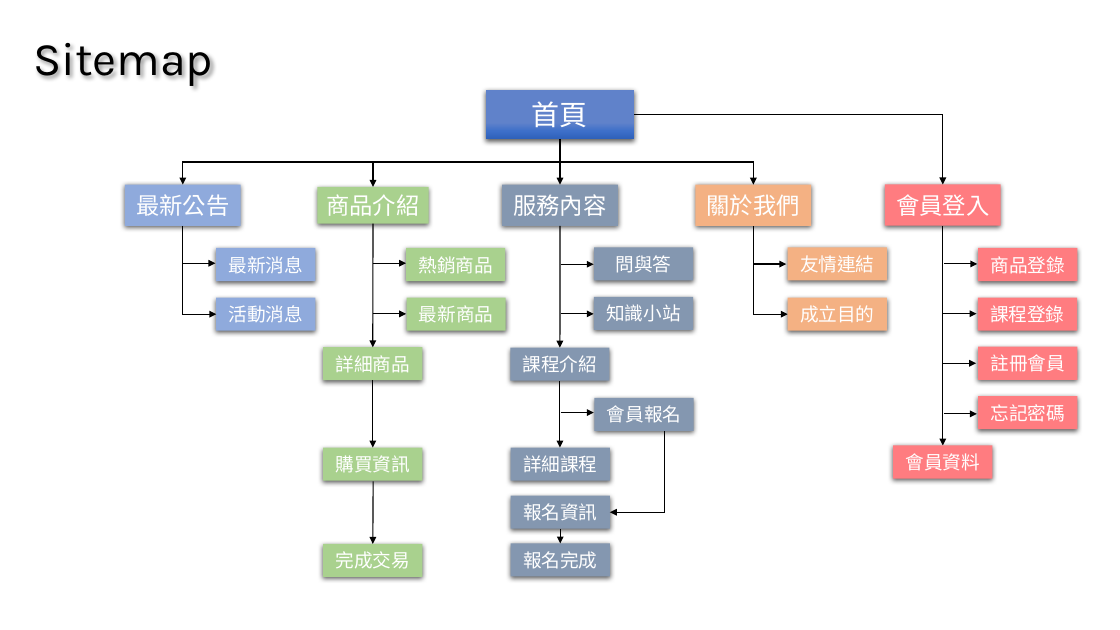
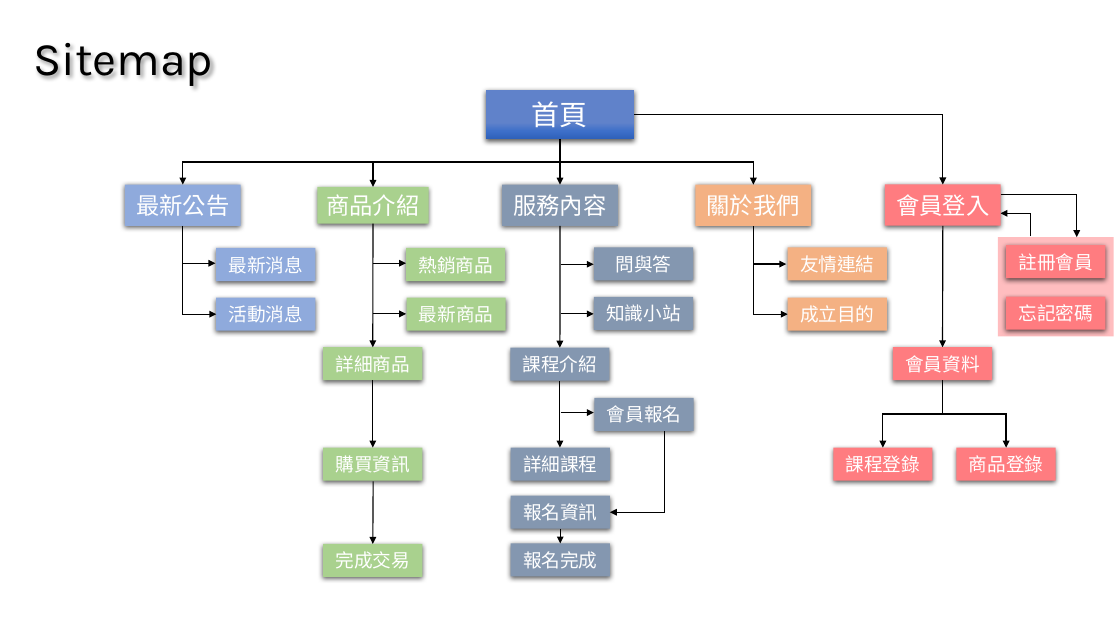
Before and after one commit to MercyLM/MyWeb, a slide deck: slide 5 of 個人作品報告.pptx. Drawn at 1120x630 pixels with LibreOffice and Linux fonts; fonts in the diff are those of the drawing. Boxes give left, top, right and bottom in pixels: in the first picture for what was removed or moved away, otherwise in the second. Text is boxed around its words. In the diff, an @@ line names an element or a change of style, - is before the commit and + after.

Commit message:
01/09

```diff
--- a/個人作品報告.pptx
+++ b/個人作品報告.pptx
@@ elbow arrow added from (1001, 195) to (1077, 237), #000000 1 pt @@
@@ arrow moved from (943, 226) - (943, 445) to (943, 226) - (943, 347) @@
@@ rectangle added at (998, 237, 1114, 336), fill #FF7C80 at 50% opacity @@
@@ elbow arrow added from (1030, 237) to (1001, 213), #000000 1 pt @@
@@ arrow removed from (944, 264) to (977, 264) @@
@@ rectangle "註冊會員": place and size @@
-rectangle "註冊會員" at (979, 347, 1078, 380)
+rectangle "註冊會員" at (1007, 245, 1106, 278)
@@ rectangle "忘記密碼": place and size @@
-rectangle "忘記密碼" at (979, 397, 1078, 429)
+rectangle "忘記密碼" at (1007, 297, 1106, 329)
@@ arrow removed from (944, 314) to (977, 314) @@
@@ rectangle "會員資料": place and size @@
-rectangle "會員資料" at (893, 445, 992, 478)
+rectangle "會員資料" at (893, 347, 992, 380)
@@ elbow arrow added from (943, 381) to (883, 448), #000000 1 pt @@
@@ elbow arrow added from (943, 381) to (1007, 448), #000000 1 pt @@
@@ arrow removed from (944, 364) to (976, 364) @@
@@ arrow removed from (944, 414) to (977, 414) @@
@@ rectangle "課程登錄": place and size @@
-rectangle "課程登錄" at (978, 297, 1077, 330)
+rectangle "課程登錄" at (833, 448, 933, 481)
@@ rectangle "商品登錄": place and size @@
-rectangle "商品登錄" at (979, 248, 1078, 281)
+rectangle "商品登錄" at (957, 448, 1056, 481)
```
Also in this commit, not shown: 10 other slides changed.
